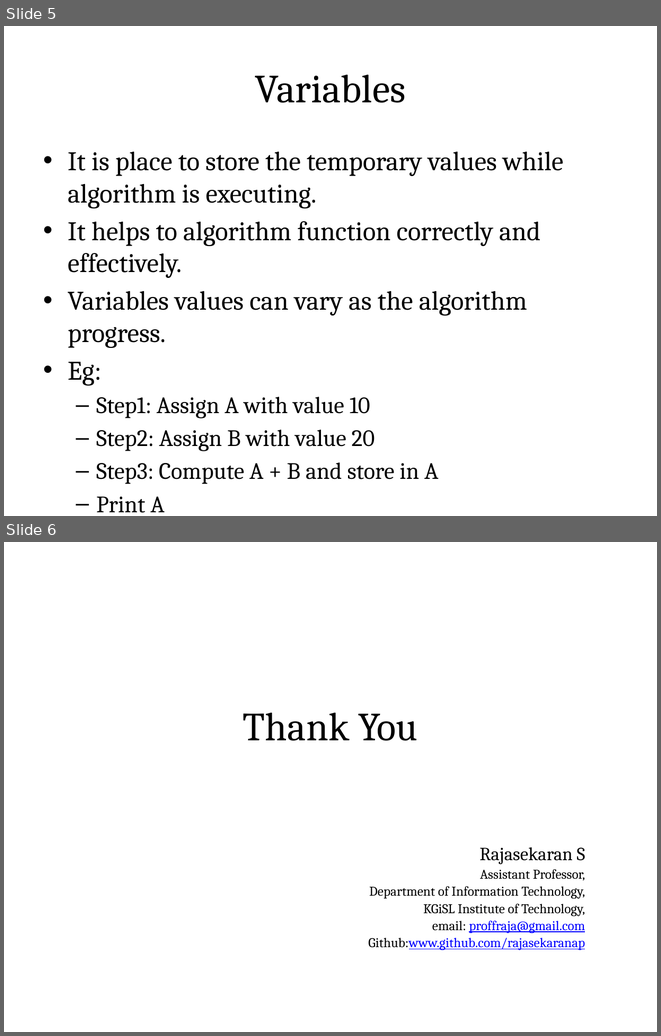
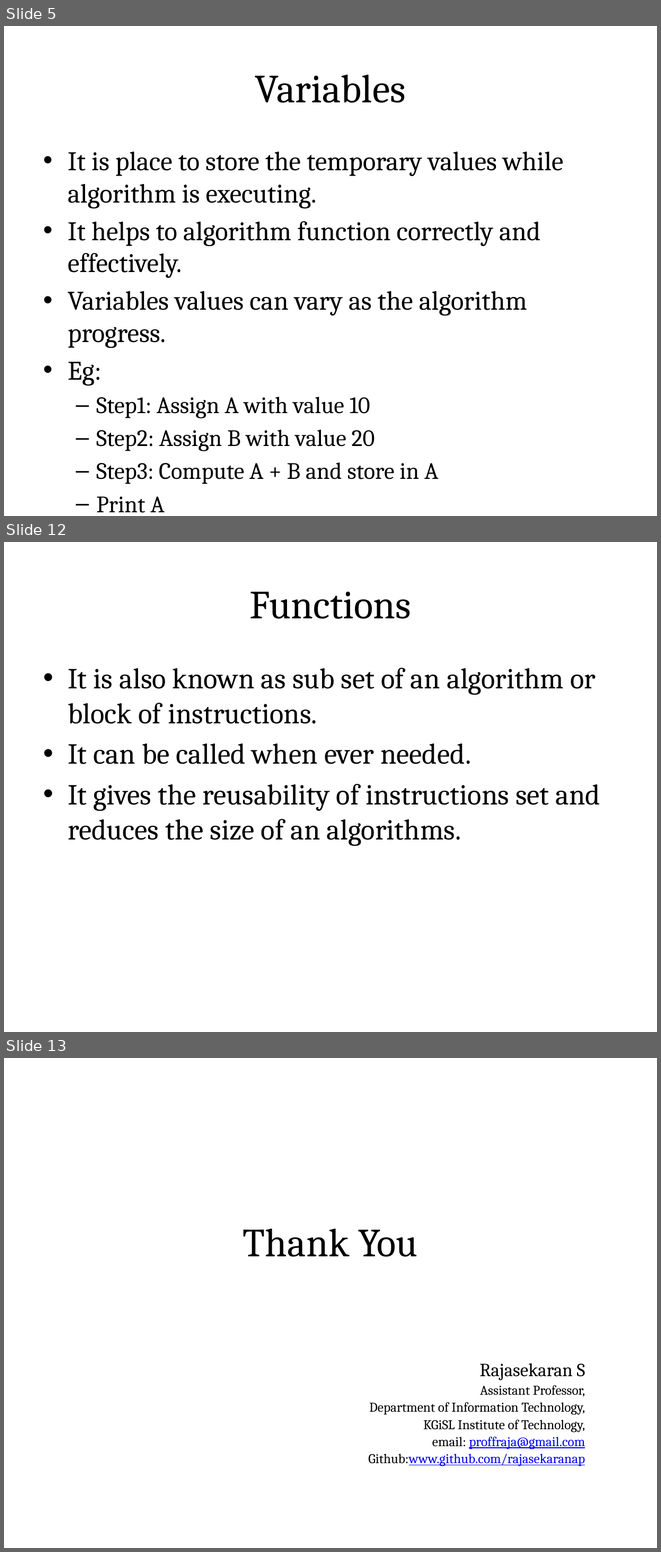
Before and after one commit to rajasekaran36/GE8151-Problem-Solving-and-Python-Programming, a slide deck: Slides/Unit 1/GE8151-U1-2-Building Blocks of Algorithms.pptx. Shown one above the other, each under a label of ours: slides 5 and 6 before the commit, slides 5, 12 and 13 after it; the slides between them are not shown. The pictures are 661x1036 and 661x1552 pixels, drawn with LibreOffice and Linux fonts; fonts in the diff are those of the drawing. Boxes give left, top, right and bottom in pixels: in the first picture for what was removed or moved away, otherwise in the second. Text is boxed around its words. In the diff, an @@ line names an element or a change of style, - is before the commit and + after.

```diff
--- a/Slides/Unit 1/GE8151-U1-2-Building Blocks of Algorithms.pptx
+++ b/Slides/Unit 1/GE8151-U1-2-Building Blocks of Algorithms.pptx
@@ slide 12 added at [4,542,657,1032], background #FFFFFF @@
@@ title added at [37,562,624,643], fill gradient #DAFDA7 to #E4FCC2 to #F5FFE7, outline #98B955 0.75 pt, 44 pt, text #000000 @@
+Functions
@@ text added at [68,668,601,846], 32 pt, text #000000 @@
+• It is also known as sub set of an algorithm or block of instructions.
+• It can be called when ever needed.
+• It gives the reusability of instructions set and reduces the size of an algorithms.
@@ what was slide 6 is now slide 13 @@
```
Also in this commit, not shown: 2 slides changed, 6 other slides added, 3 other files.
